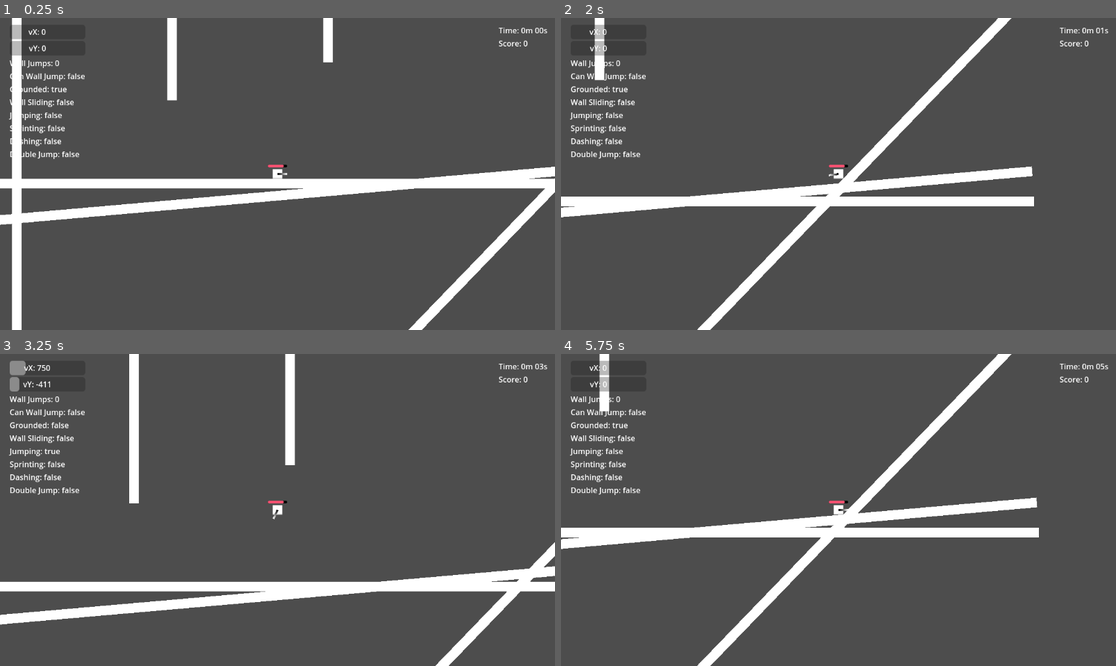
Above: before the commit, frames 1-4 (two rows, left to right).
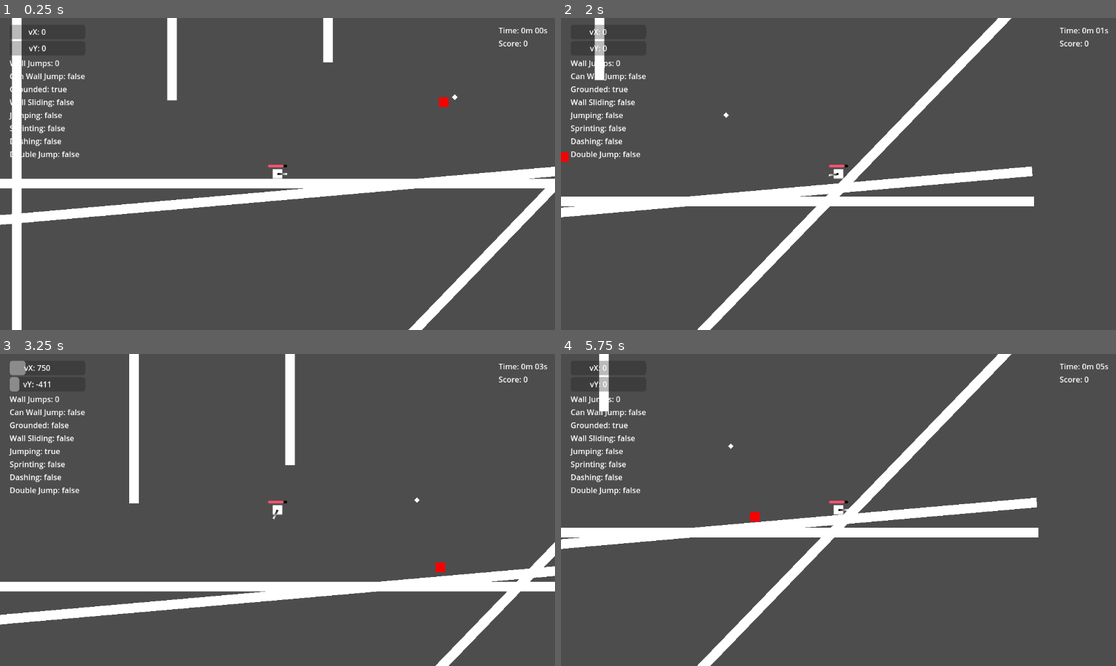
Above: after the commit, the same moments.

Repository: joesobo/BoxV1
Game: Godot game, scene res://src/scenes/main.tscn
Same seed, same stepped clock (60 frames per second), same inputs: the game is played once before the commit and once after it. Before the commit the project has no main scene; this scene is started directly in both runs.
Inputs (mouse positions are in pixels of both pictures, inside the frame that each line leads up to):
- Up to frame 1 (0.25 s): no input
- Up to frame 2 (2 s): move the mouse to (960, 158) at 0.52 s; hold Right (right) from 0.53 s (still down); tap Ctrl (dash) at 0.6 s; tap Up (jump) at 0.77, 1.52 s; move the mouse to (727, 189) at 1.27 s; click (727, 189) at 1.35 s
- Up to frame 3 (3.25 s): move the mouse to (333, 441) at 2.02 s; release Right (right) at 2.03 s; hold Left (left) 2.03-2.78 s; hold Shift (sprint) 2.03-2.78 s; move the mouse to (249, 572) at 2.77 s; hold Right (right) from 2.78 s (still down); tap Ctrl (dash) at 2.85 s; tap Up (jump) at 3.02 s
- Up to frame 4 (5.75 s): move the mouse to (1005, 556) at 3.52 s; click (1005, 556) at 3.6 s; tap Up (jump) at 3.77, 4.52 s; move the mouse to (672, 463) at 4.27 s; release Right (right) at 4.28 s; hold Left (left) 4.28-5.03 s; tap Shift (sprint) at 4.35 s; move the mouse to (866, 510) at 5.02 s; hold Right (right) from 5.03 s (still down); tap Ctrl (dash) at 5.1 s

The runs differ from the first frame. In frame 1, less than 0.1% of the frame differs, in the area x 79-83%, y 24-29%; in frame 2, less than 0.1%; in frame 3, less than 0.1%; in frame 4, 0.2%, in the area x 1-87%, y 0-100%.

Commit message:
enemy ai

Diff:
--- a/project.godot
+++ b/project.godot
@@ -11,7 +11,7 @@
 [application]
 
 config/name="Box Controller"
-run/main_scene="res://main.tscn"
+run/main_scene="res://src/scenes/main.tscn"
 config/features=PackedStringArray("4.0", "Forward Plus")
 config/icon="res://icon.svg"
 
--- /dev/null
+++ b/src/enemy/Enemy.gd
@@ -0,0 +1,42 @@
+extends RigidBody2D
+
+@export var speed = 500
+@export var max_speed = 1250
+
+var player
+
+
+func _ready():
+	player = get_tree().get_root().get_node("Main/Player")
+
+
+func _process(delta):
+	var direction = player.get_global_position() - global_position
+	linear_velocity += direction.normalized() * speed * delta
+	linear_velocity = linear_velocity.limit_length(max_speed)
+
+	seek(delta)
+
+
+func seek(delta):
+	if $Ray1.is_colliding() || $Ray2.is_colliding() || $Ray3.is_colliding() || $Ray4.is_colliding():
+		var wall_collision_normal = (
+			$Ray1.get_collision_normal()
+			+ $Ray2.get_collision_normal()
+			+ $Ray3.get_collision_normal()
+			+ $Ray4.get_collision_normal()
+		)
+		if wall_collision_normal != Vector2.ZERO:
+			var desired = wall_collision_normal * max_speed
+			var steer = desired - linear_velocity
+			steer = steer.limit_length(speed)
+
+			linear_velocity += steer * delta
+	else:
+		var desired = player.get_global_position() - global_position
+		desired = desired.normalized() * max_speed
+
+		var steer = desired - linear_velocity
+		steer = steer.limit_length(speed)
+
+		linear_velocity += steer * delta
--- /dev/null
+++ b/src/enemy/EnemySpawn.gd
@@ -0,0 +1,10 @@
+extends Node2D
+
+@export var enemy_scene: PackedScene
+
+
+func _ready():
+	var enemy = enemy_scene.instantiate()
+	enemy.position = get_global_position()
+
+	get_tree().get_root().call_deferred("add_child", enemy)
--- /dev/null
+++ b/src/prefabs/Enemy.tscn
@@ -0,0 +1,45 @@
+[gd_scene load_steps=6 format=3 uid="uid://cwheupcsc54i2"]
+
+[ext_resource type="Script" path="res://src/enemy/Enemy.gd" id="1_c1vff"]
+
+[sub_resource type="PhysicsMaterial" id="PhysicsMaterial_su5w3"]
+friction = 0.0
+
+[sub_resource type="Gradient" id="Gradient_xbhgb"]
+offsets = PackedFloat32Array(0)
+colors = PackedColorArray(0.975665, 1.55399e-06, 0, 1)
+
+[sub_resource type="GradientTexture1D" id="GradientTexture1D_5e01q"]
+gradient = SubResource("Gradient_xbhgb")
+
+[sub_resource type="RectangleShape2D" id="RectangleShape2D_w5vxq"]
+
+[node name="Enemy" type="RigidBody2D"]
+physics_material_override = SubResource("PhysicsMaterial_su5w3")
+gravity_scale = 2.66454e-15
+continuous_cd = 2
+script = ExtResource("1_c1vff")
+max_speed = 1000
+
+[node name="Sprite2D" type="Sprite2D" parent="."]
+position = Vector2(3.57628e-07, 0)
+scale = Vector2(0.078125, 20)
+texture = SubResource("GradientTexture1D_5e01q")
+
+[node name="CollisionShape2D" type="CollisionShape2D" parent="."]
+shape = SubResource("RectangleShape2D_w5vxq")
+
+[node name="Ray1" type="RayCast2D" parent="."]
+target_position = Vector2(0, 32)
+
+[node name="Ray2" type="RayCast2D" parent="."]
+rotation = 1.5708
+target_position = Vector2(0, 32)
+
+[node name="Ray3" type="RayCast2D" parent="."]
+rotation = 3.14159
+target_position = Vector2(0, 32)
+
+[node name="Ray4" type="RayCast2D" parent="."]
+rotation = 4.71239
+target_position = Vector2(0, 32)
--- a/src/prefabs/bullet.tscn
+++ b/src/prefabs/bullet.tscn
@@ -7,6 +7,7 @@
 
 [node name="Bullet" type="RigidBody2D"]
 gravity_scale = 2.66454e-15
+continuous_cd = 1
 
 [node name="Sprite2D" type="Sprite2D" parent="."]
 scale = Vector2(10, 10)
--- a/src/scenes/main.tscn
+++ b/src/scenes/main.tscn
@@ -7,6 +7,8 @@
 [ext_resource type="Script" path="res://src/menus/GameMenu.gd" id="4_y1e38"]
 [ext_resource type="PackedScene" uid="uid://gyanoo81ygvr" path="res://src/prefabs/bullet.tscn" id="6_gk67w"]
 [ext_resource type="Script" path="res://src/player/Gun.gd" id="6_t1ta0"]
+[ext_resource type="Script" path="res://src/enemy/EnemySpawn.gd" id="8_3tvd4"]
+[ext_resource type="PackedScene" uid="uid://cwheupcsc54i2" path="res://src/prefabs/Enemy.tscn" id="9_bubfs"]
 
 [sub_resource type="Gradient" id="Gradient_mg3hq"]
 offsets = PackedFloat32Array(0, 0.135484)
@@ -34,6 +36,8 @@
 
 [sub_resource type="RectangleShape2D" id="RectangleShape2D_vj7qx"]
 size = Vector2(20, 1.9)
+
+[sub_resource type="CanvasTexture" id="CanvasTexture_5sge0"]
 
 [node name="Main" type="Node2D"]
 position = Vector2(559, 325)
@@ -237,95 +241,107 @@
 [node name="SpawnPosition" type="Node2D" parent="Player/Gun"]
 position = Vector2(22, 0)
 
-[node name="Floor3" type="StaticBody2D" parent="."]
-position = Vector2(500, 100)
+[node name="Floors" type="Node" parent="."]
+
+[node name="Floor3" type="StaticBody2D" parent="Floors"]
+position = Vector2(1059, 425)
 rotation = -0.802851
 
-[node name="Sprite2D" type="Sprite2D" parent="Floor3"]
-scale = Vector2(2000, 20)
-texture = SubResource("CanvasTexture_gde37")
-
-[node name="CollisionShape2D" type="CollisionShape2D" parent="Floor3"]
-position = Vector2(2.08165e-12, 2.08165e-12)
-scale = Vector2(100, 10)
-shape = SubResource("RectangleShape2D_vj7qx")
-
-[node name="Floor2" type="StaticBody2D" parent="."]
-position = Vector2(0, 50)
+[node name="Sprite2D" type="Sprite2D" parent="Floors/Floor3"]
+scale = Vector2(2000, 20)
+texture = SubResource("CanvasTexture_gde37")
+
+[node name="CollisionShape2D" type="CollisionShape2D" parent="Floors/Floor3"]
+position = Vector2(2.08165e-12, 2.08165e-12)
+scale = Vector2(100, 10)
+shape = SubResource("RectangleShape2D_vj7qx")
+
+[node name="Floor2" type="StaticBody2D" parent="Floors"]
+position = Vector2(559, 375)
 rotation = -0.0872665
 
-[node name="Sprite2D" type="Sprite2D" parent="Floor2"]
-scale = Vector2(2000, 20)
-texture = SubResource("CanvasTexture_gde37")
-
-[node name="CollisionShape2D" type="CollisionShape2D" parent="Floor2"]
-position = Vector2(2.08165e-12, 2.08165e-12)
-scale = Vector2(100, 10)
-shape = SubResource("RectangleShape2D_vj7qx")
-
-[node name="Floor" type="StaticBody2D" parent="."]
-position = Vector2(2.08165e-12, 25)
-
-[node name="Sprite2D" type="Sprite2D" parent="Floor"]
-scale = Vector2(2000, 20)
-texture = SubResource("CanvasTexture_gde37")
-
-[node name="CollisionShape2D" type="CollisionShape2D" parent="Floor"]
-position = Vector2(2.08165e-12, 2.08165e-12)
-scale = Vector2(100, 10)
-shape = SubResource("RectangleShape2D_vj7qx")
-
-[node name="Floor4" type="StaticBody2D" parent="."]
-position = Vector2(-548, -394)
+[node name="Sprite2D" type="Sprite2D" parent="Floors/Floor2"]
+scale = Vector2(2000, 20)
+texture = SubResource("CanvasTexture_gde37")
+
+[node name="CollisionShape2D" type="CollisionShape2D" parent="Floors/Floor2"]
+position = Vector2(2.08165e-12, 2.08165e-12)
+scale = Vector2(100, 10)
+shape = SubResource("RectangleShape2D_vj7qx")
+
+[node name="Floor" type="StaticBody2D" parent="Floors"]
+position = Vector2(559, 350)
+
+[node name="Sprite2D" type="Sprite2D" parent="Floors/Floor"]
+scale = Vector2(2000, 20)
+texture = SubResource("CanvasTexture_gde37")
+
+[node name="CollisionShape2D" type="CollisionShape2D" parent="Floors/Floor"]
+position = Vector2(2.08165e-12, 2.08165e-12)
+scale = Vector2(100, 10)
+shape = SubResource("RectangleShape2D_vj7qx")
+
+[node name="Floor4" type="StaticBody2D" parent="Floors"]
+position = Vector2(11, -69)
 rotation = 1.5708
 
-[node name="Sprite2D" type="Sprite2D" parent="Floor4"]
-scale = Vector2(2000, 20)
-texture = SubResource("CanvasTexture_gde37")
-
-[node name="CollisionShape2D" type="CollisionShape2D" parent="Floor4"]
-position = Vector2(2.08165e-12, 2.08165e-12)
-scale = Vector2(100, 10)
-shape = SubResource("RectangleShape2D_vj7qx")
-
-[node name="Floor6" type="StaticBody2D" parent="."]
-position = Vector2(-226, -1148)
+[node name="Sprite2D" type="Sprite2D" parent="Floors/Floor4"]
+scale = Vector2(2000, 20)
+texture = SubResource("CanvasTexture_gde37")
+
+[node name="CollisionShape2D" type="CollisionShape2D" parent="Floors/Floor4"]
+position = Vector2(2.08165e-12, 2.08165e-12)
+scale = Vector2(100, 10)
+shape = SubResource("RectangleShape2D_vj7qx")
+
+[node name="Floor6" type="StaticBody2D" parent="Floors"]
+position = Vector2(333, -823)
 rotation = 1.5708
 
-[node name="Sprite2D" type="Sprite2D" parent="Floor6"]
-scale = Vector2(2000, 20)
-texture = SubResource("CanvasTexture_gde37")
-
-[node name="CollisionShape2D" type="CollisionShape2D" parent="Floor6"]
-position = Vector2(2.08165e-12, 2.08165e-12)
-scale = Vector2(100, 10)
-shape = SubResource("RectangleShape2D_vj7qx")
-
-[node name="Floor7" type="StaticBody2D" parent="."]
-position = Vector2(98, -1227)
+[node name="Sprite2D" type="Sprite2D" parent="Floors/Floor6"]
+scale = Vector2(2000, 20)
+texture = SubResource("CanvasTexture_gde37")
+
+[node name="CollisionShape2D" type="CollisionShape2D" parent="Floors/Floor6"]
+position = Vector2(2.08165e-12, 2.08165e-12)
+scale = Vector2(100, 10)
+shape = SubResource("RectangleShape2D_vj7qx")
+
+[node name="Floor7" type="StaticBody2D" parent="Floors"]
+position = Vector2(657, -902)
 rotation = 1.5708
 
-[node name="Sprite2D" type="Sprite2D" parent="Floor7"]
-scale = Vector2(2000, 20)
-texture = SubResource("CanvasTexture_gde37")
-
-[node name="CollisionShape2D" type="CollisionShape2D" parent="Floor7"]
-position = Vector2(2.08165e-12, 2.08165e-12)
-scale = Vector2(100, 10)
-shape = SubResource("RectangleShape2D_vj7qx")
-
-[node name="Floor5" type="StaticBody2D" parent="."]
-position = Vector2(-171, -1652)
+[node name="Sprite2D" type="Sprite2D" parent="Floors/Floor7"]
+scale = Vector2(2000, 20)
+texture = SubResource("CanvasTexture_gde37")
+
+[node name="CollisionShape2D" type="CollisionShape2D" parent="Floors/Floor7"]
+position = Vector2(2.08165e-12, 2.08165e-12)
+scale = Vector2(100, 10)
+shape = SubResource("RectangleShape2D_vj7qx")
+
+[node name="Floor5" type="StaticBody2D" parent="Floors"]
+position = Vector2(388, -1327)
 rotation = -0.802851
 
-[node name="Sprite2D" type="Sprite2D" parent="Floor5"]
-scale = Vector2(2000, 20)
-texture = SubResource("CanvasTexture_gde37")
-
-[node name="CollisionShape2D" type="CollisionShape2D" parent="Floor5"]
-position = Vector2(2.08165e-12, 2.08165e-12)
-scale = Vector2(100, 10)
-shape = SubResource("RectangleShape2D_vj7qx")
+[node name="Sprite2D" type="Sprite2D" parent="Floors/Floor5"]
+scale = Vector2(2000, 20)
+texture = SubResource("CanvasTexture_gde37")
+
+[node name="CollisionShape2D" type="CollisionShape2D" parent="Floors/Floor5"]
+position = Vector2(2.08165e-12, 2.08165e-12)
+scale = Vector2(100, 10)
+shape = SubResource("RectangleShape2D_vj7qx")
+
+[node name="EnemySpawn" type="Node2D" parent="."]
+position = Vector2(361, -154)
+script = ExtResource("8_3tvd4")
+enemy_scene = ExtResource("9_bubfs")
+
+[node name="Sprite2D" type="Sprite2D" parent="EnemySpawn"]
+rotation = 0.785398
+scale = Vector2(8, 8)
+texture = SubResource("CanvasTexture_5sge0")
 
 [connection signal="pressed" from="Player/Camera2D/PauseMenu/VBoxContainer/ResumeButton" to="Player/Camera2D/PauseMenu" method="_on_resume_button_pressed"]
 [connection signal="pressed" from="Player/Camera2D/PauseMenu/VBoxContainer/OptionsButton" to="Player/Camera2D/PauseMenu" method="_on_options_button_pressed"]
Not shown: 1 places in src/scenes/main.tscn that only renumber resources
Not shown, changed: README.md
